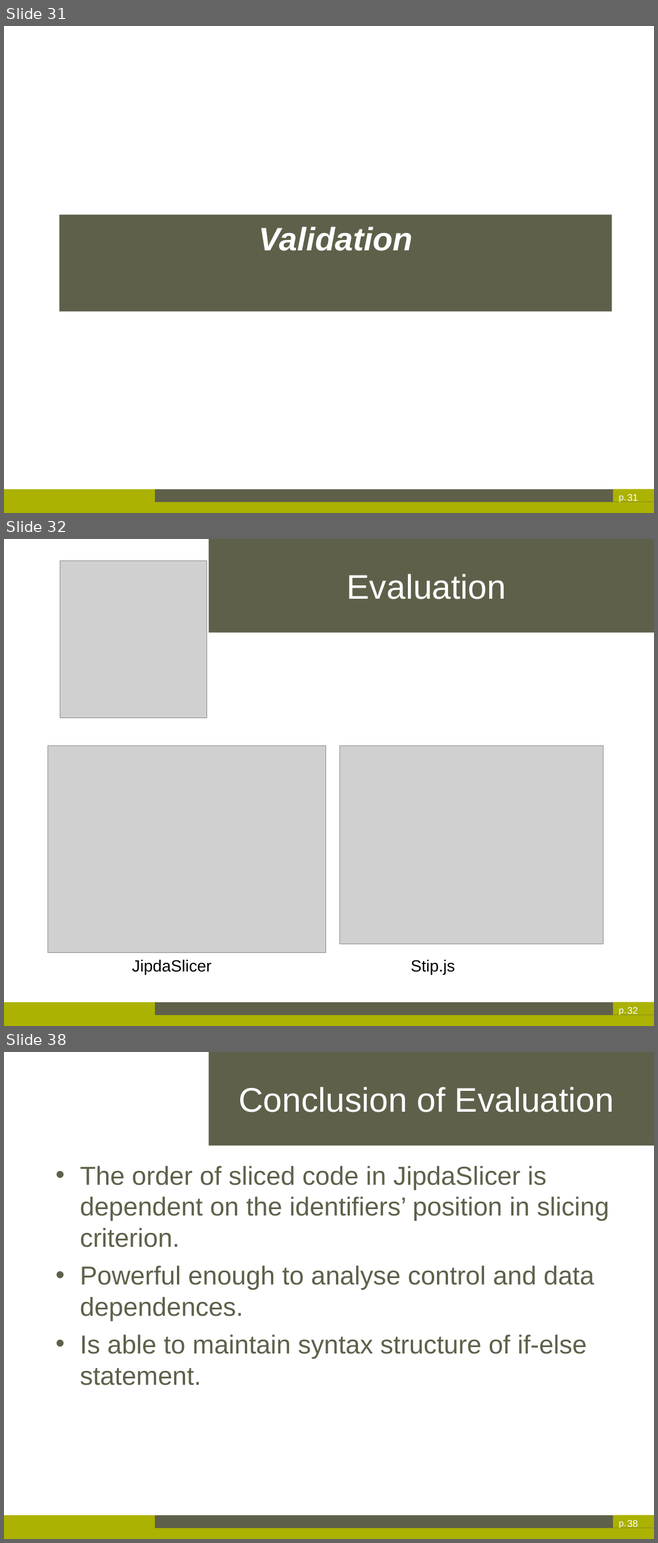
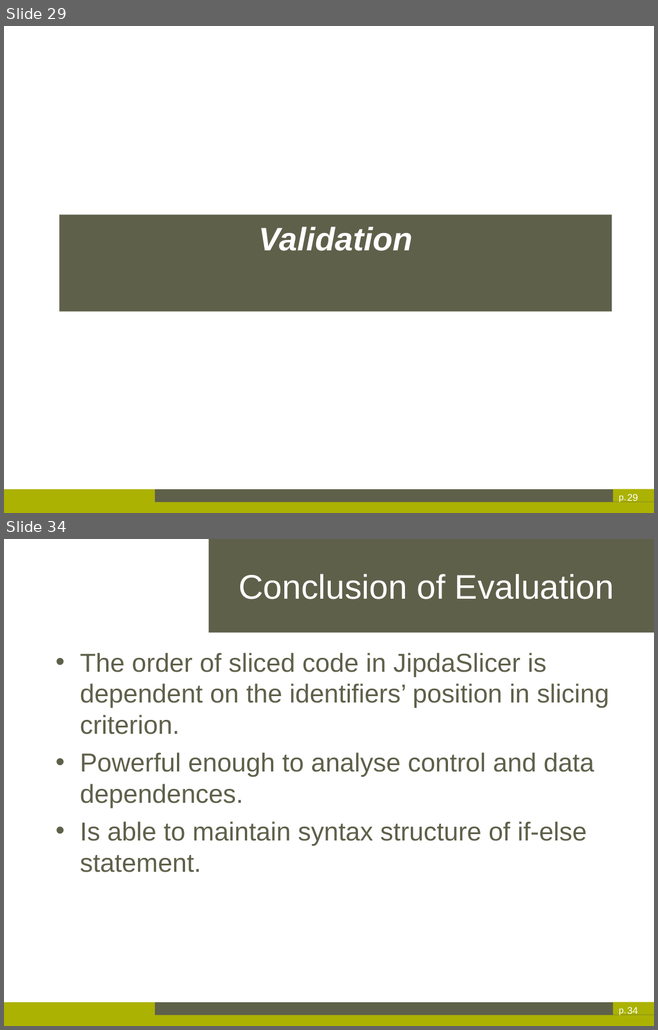
Before and after one commit to axrbao/Thesis-dessertation, a slide deck: Xinran AI-Thesis Presentation.pptx. Shown one above the other, each under a label of ours: slides 31, 32 and 38 before the commit, slides 29 and 34 after it; the slides between them are not shown. The pictures are 658x1543 and 658x1030 pixels, drawn with LibreOffice and Linux fonts; fonts in the diff are those of the drawing; grey boxes stand for pictures; background and template pictures are left out. Boxes give left, top, right and bottom in pixels: in the first picture for what was removed or moved away, otherwise in the second. Text is boxed around its words. In the diff, an @@ line names an element or a change of style, - is before the commit and + after.

```diff
--- a/Xinran AI-Thesis Presentation.pptx
+++ b/Xinran AI-Thesis Presentation.pptx
@@ slide 32 removed at (4,539,654,1026), background #FFFFFF; not listed: 4 template elements that a slide beside it also shows @@
@@ title removed at (209,539,654,632) @@
-Evaluation
@@ picture removed at (60,561,207,718) @@
@@ picture removed at (48,746,325,954) @@
@@ picture removed at (340,746,603,944) @@
@@ text removed at (132,959,212,975) @@
-JipdaSlicer
@@ text removed at (411,959,455,975) @@
-Stip.js
@@ page number removed at (627,1007,638,1014) @@
-32
@@ what was slide 31 is now slide 29 @@
@@ page number at (627,494,638,501): text changed @@
-31
+29
@@ what was slide 38 is now slide 34 @@
@@ page number at (627,1007,638,1014): text changed @@
-38
+34
```
Also in this commit, not shown: 17 slides changed, 4 other slides removed.
